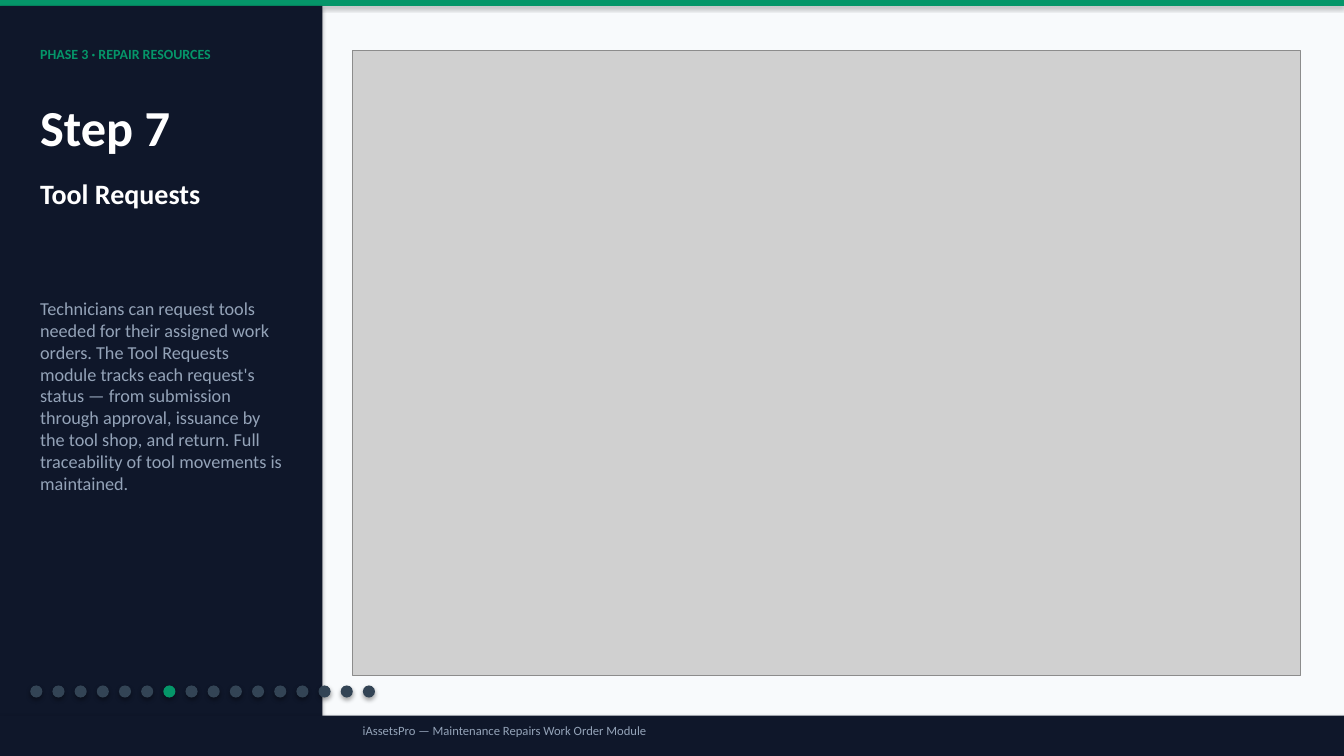
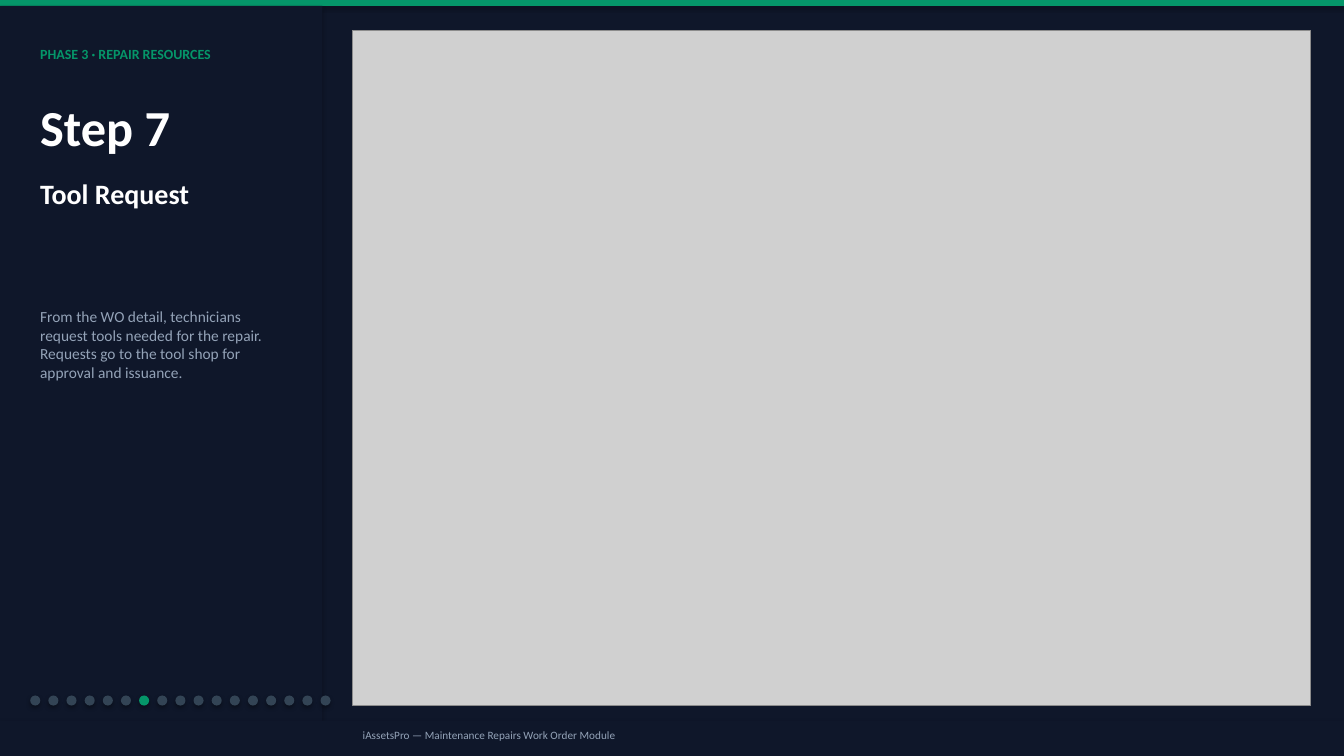
Before and after one commit to christianagbotah/eam-system, a slide deck: slide 9 of public/WO-Workflow-Presentation.pptx. Drawn at 1344x756 pixels with LibreOffice and Linux fonts; fonts in the diff are those of the drawing; grey boxes stand for pictures. Boxes give left, top, right and bottom in pixels: in the first picture for what was removed or moved away, otherwise in the second. Text is boxed around its words. In the diff, an @@ line names an element or a change of style, - is before the commit and + after.

```diff
--- a/public/WO-Workflow-Presentation.pptx
+++ b/public/WO-Workflow-Presentation.pptx
@@ background #F8FAFC to #0F172A @@
@@ picture: place and size @@
-picture at (353,50,1301,676)
+picture at (353,30,1311,706)
@@ text at (40,184,189,209): text changed @@
-Tool Requests
+Tool Request
@@ text at (40,311,262,381): text changed; size 13 to 11 pt @@
-Technicians can request tools needed for their assigned work orders. The Tool Requests module tracks each request's status — from submission through approval, issuance by the tool shop, and return. Full traceability of tool movements is maintained.
+From the WO detail, technicians request tools needed for the repair. Requests go to the tool shop for approval and issuance.
@@ ellipse: place and size @@
-ellipse at (30,686,42,698)
+ellipse at (30,696,40,706)
@@ ellipse: place and size @@
-ellipse at (52,686,65,698)
+ellipse at (48,696,58,706)
@@ ellipse: place and size @@
-ellipse at (75,686,87,698)
+ellipse at (67,696,77,706)
@@ ellipse: place and size @@
-ellipse at (97,686,109,698)
+ellipse at (85,696,95,706)
@@ ellipse: place and size @@
-ellipse at (119,686,131,698)
+ellipse at (103,696,113,706)
@@ ellipse: place and size @@
-ellipse at (141,686,153,698)
+ellipse at (121,696,131,706)
@@ ellipse: place and size @@
-ellipse at (163,686,175,698)
+ellipse at (139,696,149,706)
@@ ellipse: place and size @@
-ellipse at (186,686,198,698)
+ellipse at (157,696,167,706)
@@ ellipse: place and size @@
-ellipse at (208,686,220,698)
+ellipse at (175,696,186,706)
@@ ellipse: place and size @@
-ellipse at (230,686,242,698)
+ellipse at (194,696,204,706)
@@ ellipse: place and size @@
-ellipse at (252,686,264,698)
+ellipse at (212,696,222,706)
@@ ellipse: place and size @@
-ellipse at (274,686,286,698)
+ellipse at (230,696,240,706)
@@ ellipse: place and size @@
-ellipse at (296,686,309,698)
+ellipse at (248,696,258,706)
@@ ellipse: place and size @@
-ellipse at (319,686,331,698)
+ellipse at (266,696,276,706)
@@ ellipse: place and size @@
-ellipse at (341,686,353,698)
+ellipse at (284,696,294,706)
@@ ellipse: place and size @@
-ellipse at (363,686,375,698)
+ellipse at (302,696,313,706)
@@ ellipse added at (321,696,331,706), fill #334455 @@
@@ rectangle: place and size @@
-rectangle at (0,716,1344,756)
+rectangle at (0,721,1344,756)
@@ text "iAssetsPro — Maintenance Repairs Work ..." at (363,731,615,741): size 9 to 8 pt @@
```
Also in this commit, not shown: 15 other slides changed, 5 slides added, 2 slides removed, 1 other file.
